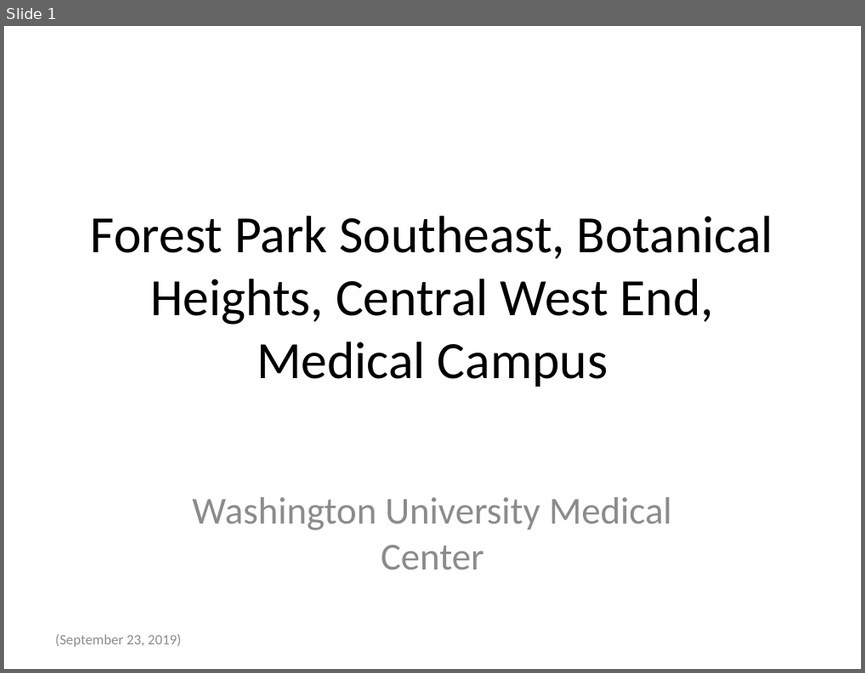
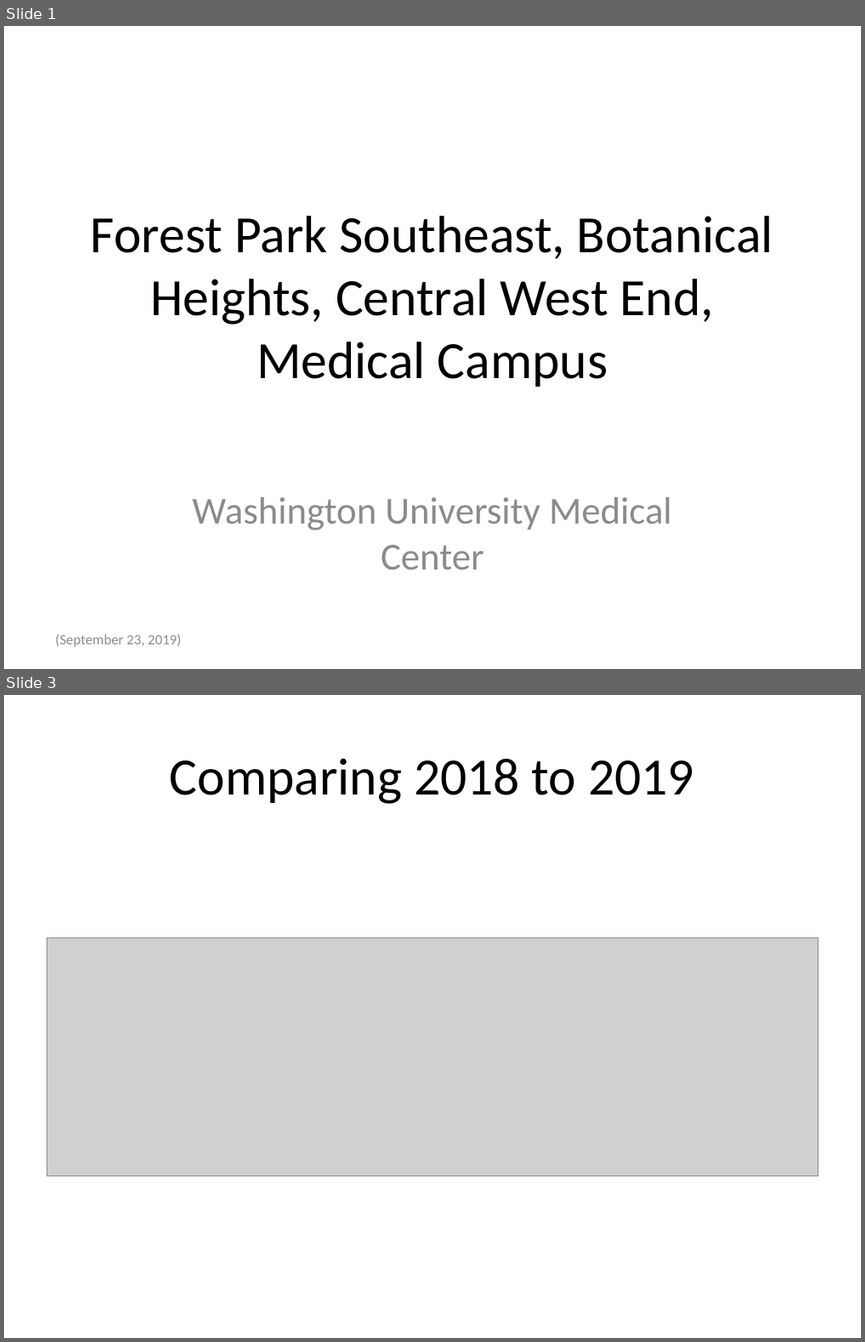
Before and after one commit to wumcrc/r-crime-mapping, a slide deck: src/notebooks/fpse-presentation.pptx. Shown one above the other, each under a label of ours: slide 1 before the commit, slides 1 and 3 after it; the slides between them are not shown. The pictures are 865x673 and 865x1342 pixels, drawn with LibreOffice and Linux fonts; fonts in the diff are those of the drawing; grey boxes stand for pictures. Boxes give left, top, right and bottom in pixels: in the first picture for what was removed or moved away, otherwise in the second. Text is boxed around its words. In the diff, an @@ line names an element or a change of style, - is before the commit and + after.

```diff
--- a/src/notebooks/fpse-presentation.pptx
+++ b/src/notebooks/fpse-presentation.pptx
@@ slide 3 added at box(4, 695, 861, 1338), background #FFFFFF @@
@@ title added at box(170, 758, 694, 804), 44 pt, text #000000 @@
+Comparing 2018 to 2019
@@ picture added at box(46, 937, 818, 1175) @@
```
Also in this commit, not shown: 1 slide changed, 2 other slides added, 13 other files.
